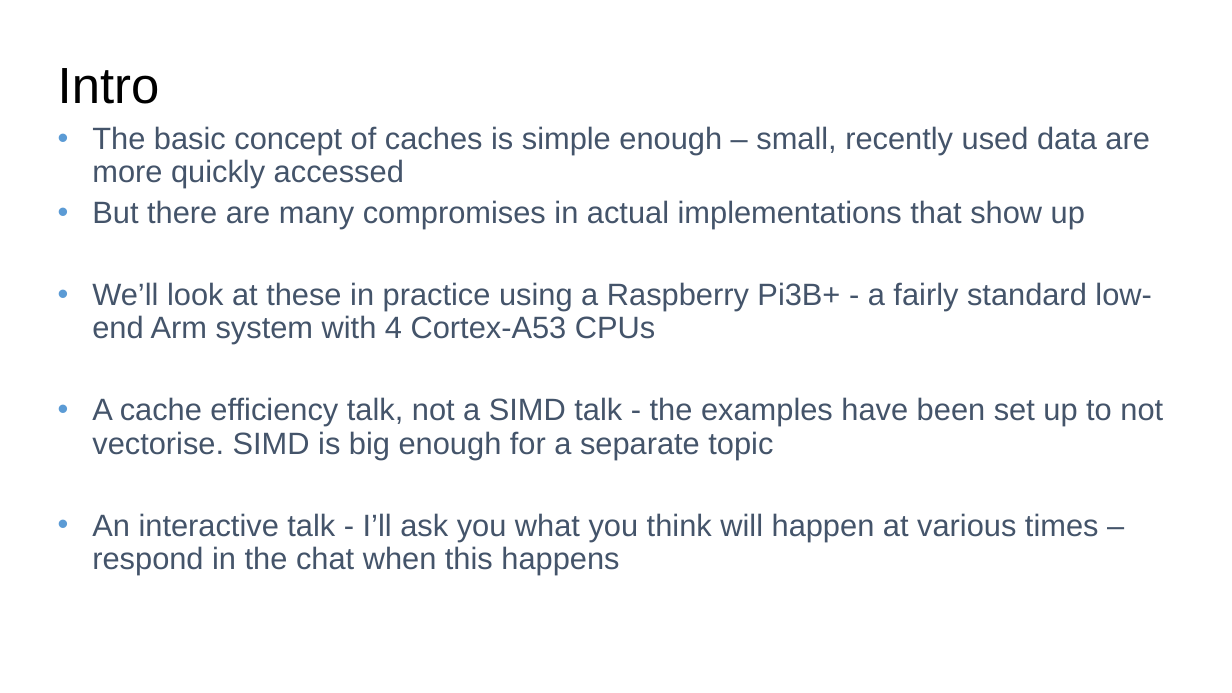
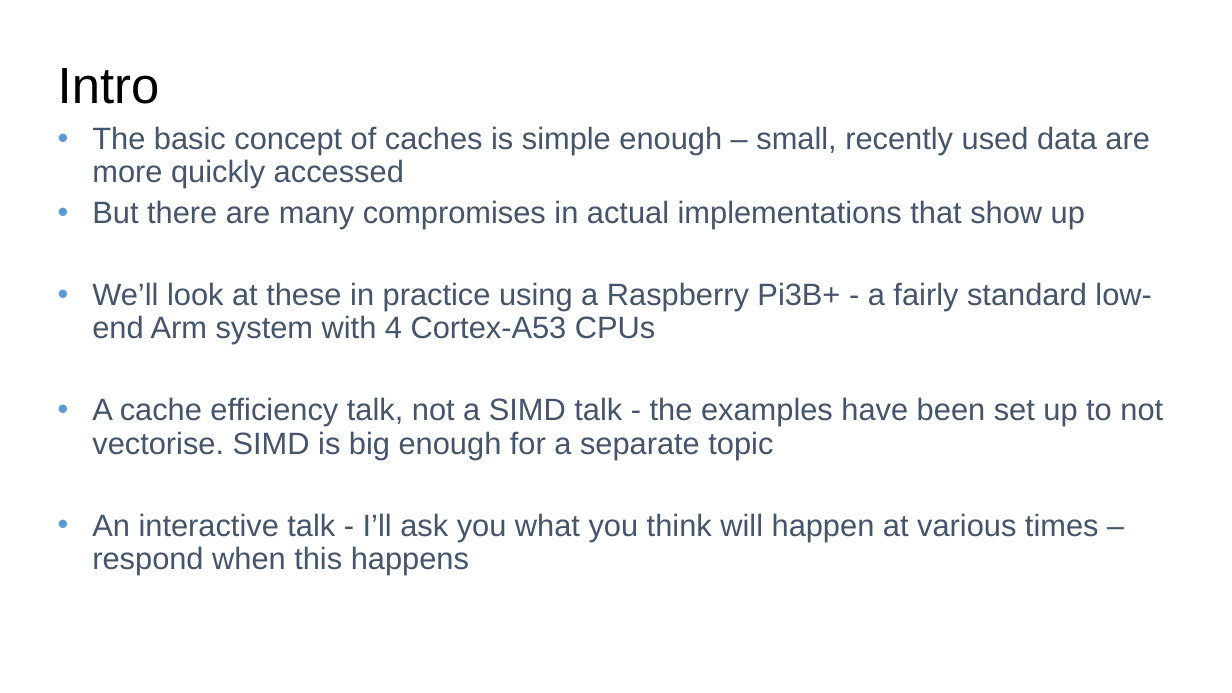
Before and after one commit to runehol/cache_efficiency_talk, a slide deck: slide 2 of Writing Cache Efficient Code.pptx. Drawn at 1232x693 pixels with LibreOffice and Linux fonts; fonts in the diff are those of the drawing. Boxes give left, top, right and bottom in pixels: in the first picture for what was removed or moved away, otherwise in the second. Text is boxed around its words. In the diff, an @@ line names an element or a change of style, - is before the commit and + after.

Commit message:
small updates to presentation

```diff
--- a/Writing Cache Efficient Code.pptx
+++ b/Writing Cache Efficient Code.pptx
@@ text at [92,513,1099,574]: text changed @@
-• An interactive talk - I’ll ask you what you think will happen at various times – respond in the chat when this happens
+• An interactive talk - I’ll ask you what you think will happen at various times – respond when this happens
```
Also in this commit, not shown: 1 other slide changed.
